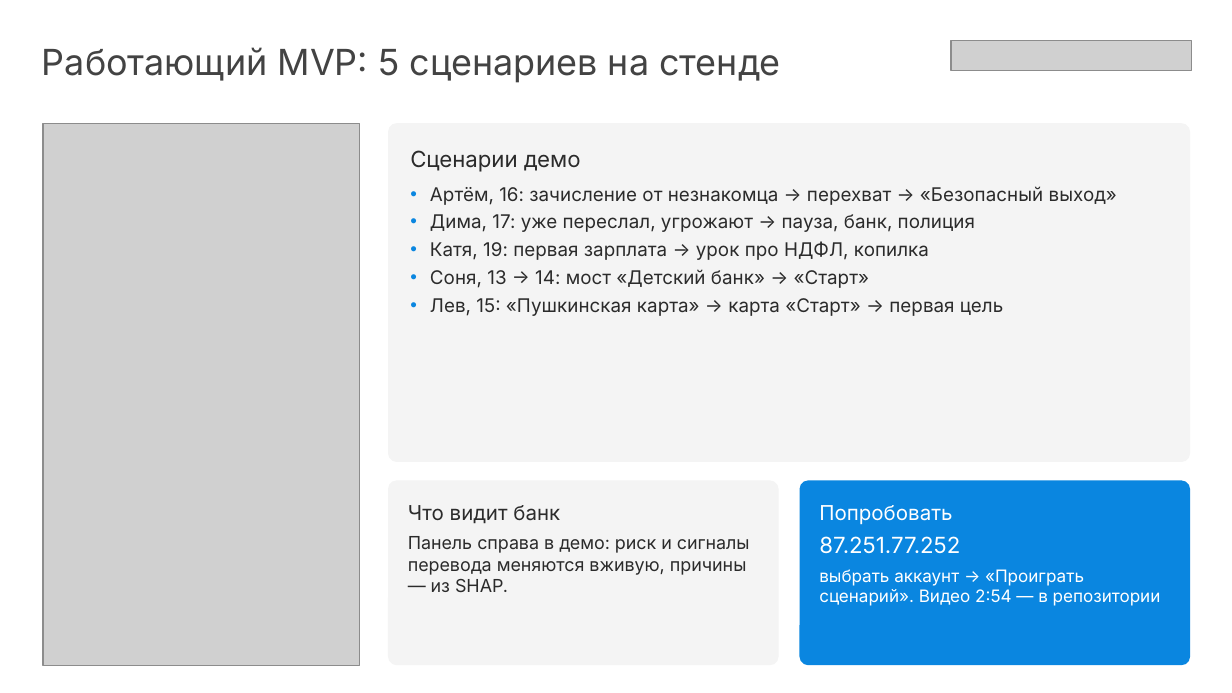
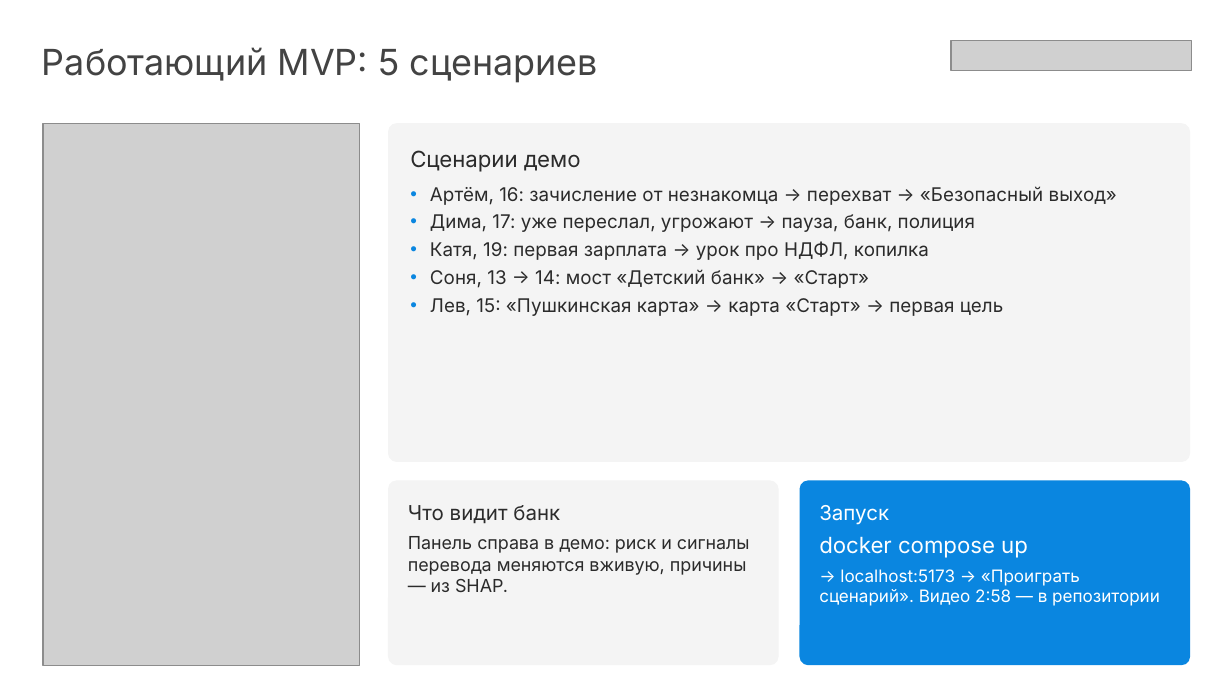
Before and after one commit to keshaptisa/nexus_vtb, a slide deck: slide 12 of Старт_презентация.pptx. Drawn at 1232x693 pixels with LibreOffice and Linux fonts; fonts in the diff are those of the drawing; grey boxes stand for pictures. Boxes give left, top, right and bottom in pixels: in the first picture for what was removed or moved away, otherwise in the second. Text is boxed around its words. In the diff, an @@ line names an element or a change of style, - is before the commit and + after.

Commit message:
Только локальный запуск: убраны ссылки на стенд из README, заявки, отчёта и презентации

```diff
--- a/Старт_презентация.pptx
+++ b/Старт_презентация.pptx
@@ subtitle at [42, 47, 598, 83]: text changed @@
-Работающий MVP: 5 сценариев на стенде
+Работающий MVP: 5 сценариев
@@ text in rounded rectangle at [819, 505, 1160, 606]: text changed @@
-Попробовать
-87.251.77.252
-выбрать аккаунт → «Проиграть сценарий». Видео 2:54 — в репозитории
+Запуск
+docker compose up
+→ localhost:5173 → «Проиграть сценарий». Видео 2:58 — в репозитории
```
Also in this commit, not shown: 2 other slides changed, 3 other files.
